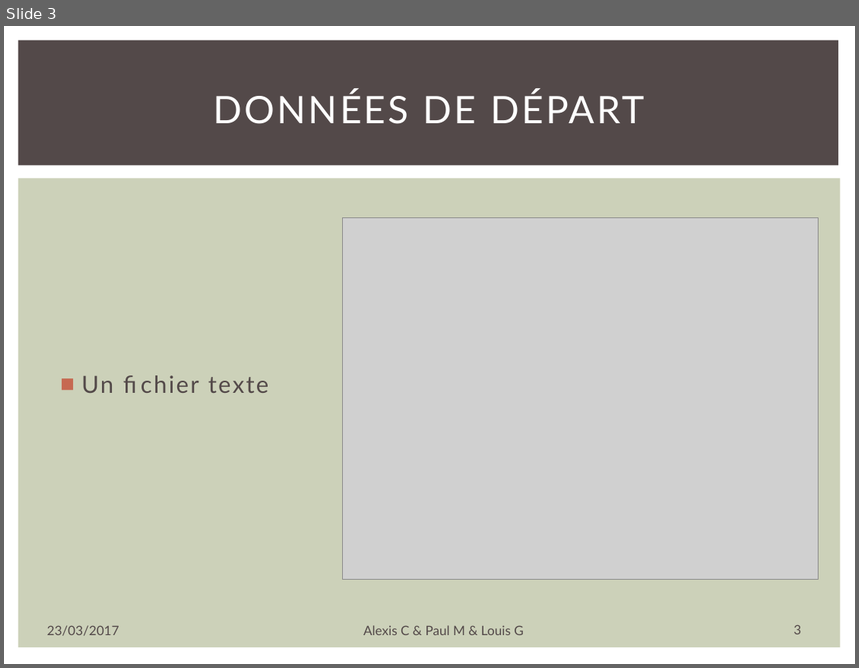
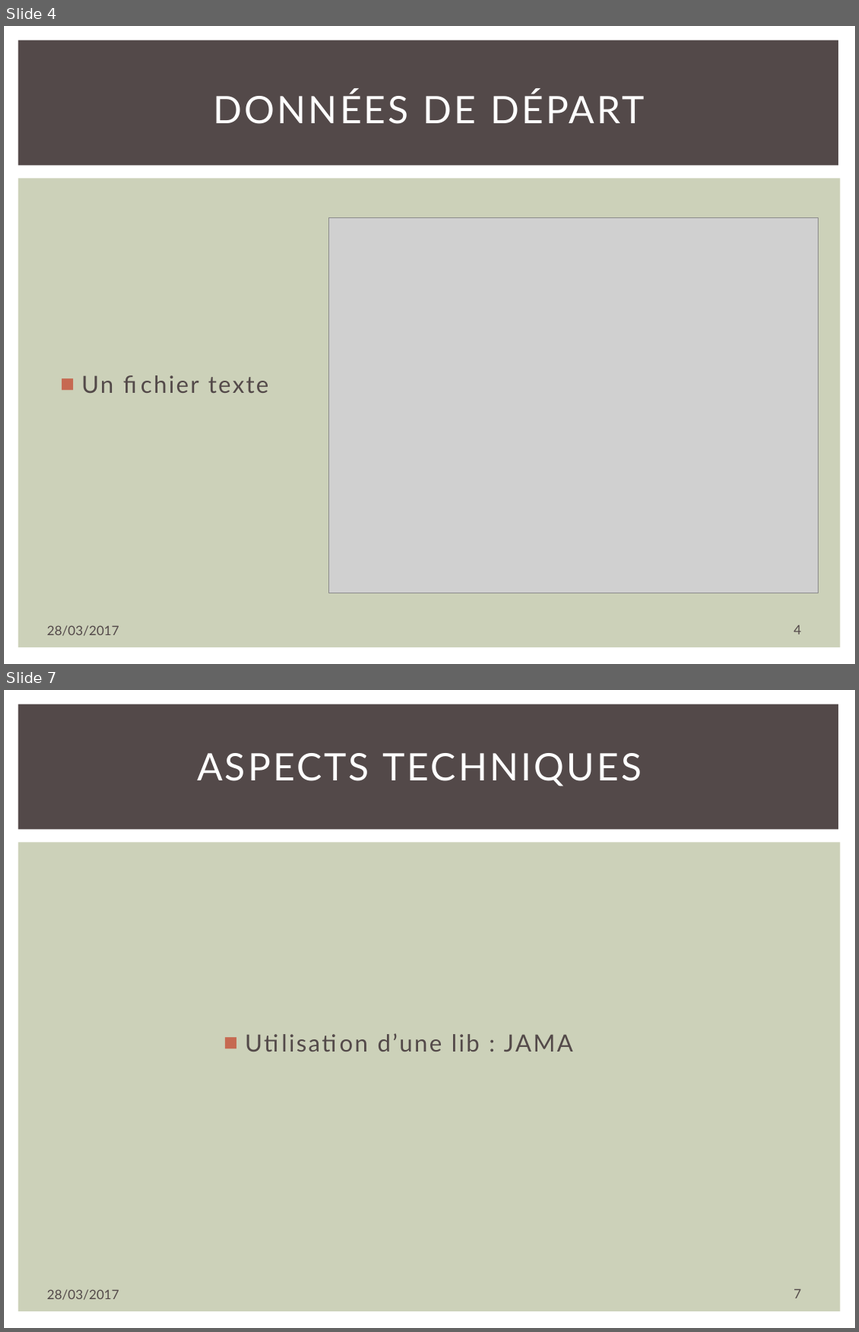
Before and after one commit to alexiscoatsaliou/MNT, a slide deck: Projet Java.pptx. Shown one above the other, each under a label of ours: slide 3 before the commit, slides 4 and 7 after it; the slides between them are not shown. The pictures are 859x668 and 859x1332 pixels, drawn with LibreOffice and Linux fonts; fonts in the diff are those of the drawing; grey boxes stand for pictures. Boxes give left, top, right and bottom in pixels: in the first picture for what was removed or moved away, otherwise in the second. Text is boxed around its words. In the diff, an @@ line names an element or a change of style, - is before the commit and + after.

```diff
--- a/Projet Java.pptx
+++ b/Projet Java.pptx
@@ slide 7 added at [4, 690, 855, 1328], background #FFFFFF; not listed: 2 template elements that a slide beside it also shows @@
@@ title added at [197, 753, 642, 787], 32 pt, text #FFFFFF @@
+ASPECTS TECHNIQUES
@@ text added at [378, 1034, 573, 1052], 20 pt, text #534949 @@
+■ Utilisation d’une lib : JAMA
@@ text added at [47, 1290, 120, 1300], 11 pt, text #534949 @@
+28/03/2017
@@ page number added at [794, 1290, 801, 1299], 11 pt, text #534949 @@
+7
@@ what was slide 3 is now slide 4 @@
@@ slide 4 changed as well @@
@@ picture: place and size @@
-picture at [343, 218, 819, 579]
+picture at [329, 218, 819, 593]
@@ text at [47, 626, 120, 636]: text changed @@
-23/03/2017
+28/03/2017
@@ text removed at [363, 626, 523, 636] @@
-Alexis C & Paul M & Louis G
@@ page number at [794, 626, 801, 635]: text changed @@
-3
+4
```
Also in this commit, not shown: 6 other slides changed, 6 other slides added, 2 slides removed.
